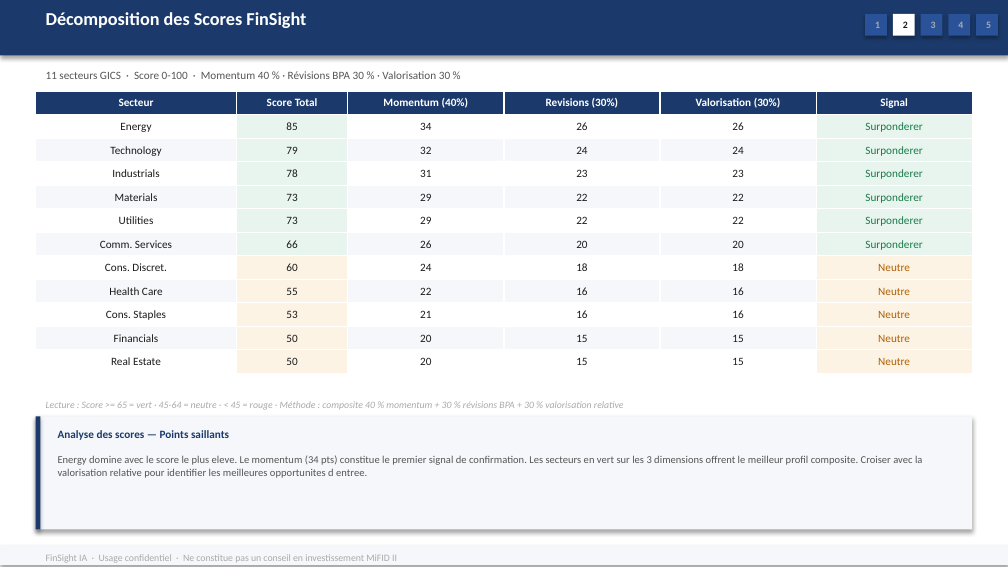
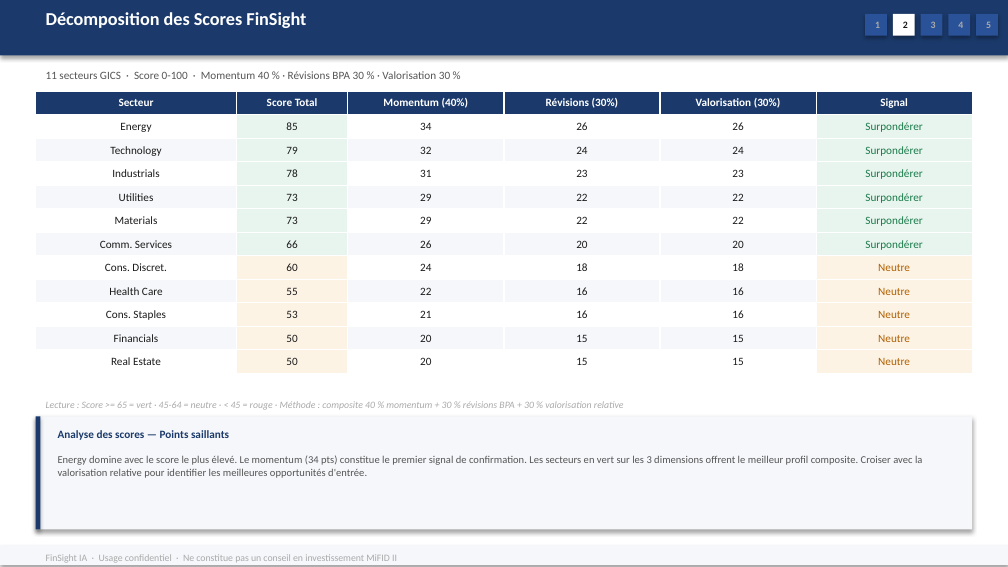
Before and after one commit to baptistejeh07-art/finsight-ia, a slide deck: slide 11 of preview/indice_SP_500/indice_SP_500.pptx. Drawn at 1008x567 pixels with LibreOffice and Linux fonts; fonts in the diff are those of the drawing. Boxes give left, top, right and bottom in pixels: in the first picture for what was removed or moved away, otherwise in the second. Text is boxed around its words. In the diff, an @@ line names an element or a change of style, - is before the commit and + after.

```diff
--- a/preview/indice_SP_500/indice_SP_500.pptx
+++ b/preview/indice_SP_500/indice_SP_500.pptx
@@ table at [35,92,973,370] @@
-row 1, column 4: Revisions (30%)
+row 1, column 4: Révisions (30%)
-row 2, column 6: Surponderer
+row 2, column 6: Surpondérer
-row 3, column 6: Surponderer
+row 3, column 6: Surpondérer
-row 4, column 6: Surponderer
+row 4, column 6: Surpondérer
-row 5, column 1: Materials
+row 5, column 1: Utilities
-row 5, column 6: Surponderer
+row 5, column 6: Surpondérer
-row 6, column 1: Utilities
+row 6, column 1: Materials
-row 6, column 6: Surponderer
+row 6, column 6: Surpondérer
-row 7, column 6: Surponderer
+row 7, column 6: Surpondérer
@@ text at [58,455,922,478]: text changed @@
-Energy domine avec le score le plus eleve. Le momentum (34 pts) constitue le premier signal de confirmation. Les secteurs en vert sur les 3 dimensions offrent le meilleur profil composite. Croiser avec la valorisation relative pour identifier les meilleures opportunites d entree.
+Energy domine avec le score le plus élevé. Le momentum (34 pts) constitue le premier signal de confirmation. Les secteurs en vert sur les 3 dimensions offrent le meilleur profil composite. Croiser avec la valorisation relative pour identifier les meilleures opportunités d'entrée.
```
Also in this commit, not shown: 3 other slides changed, 1 other file.
